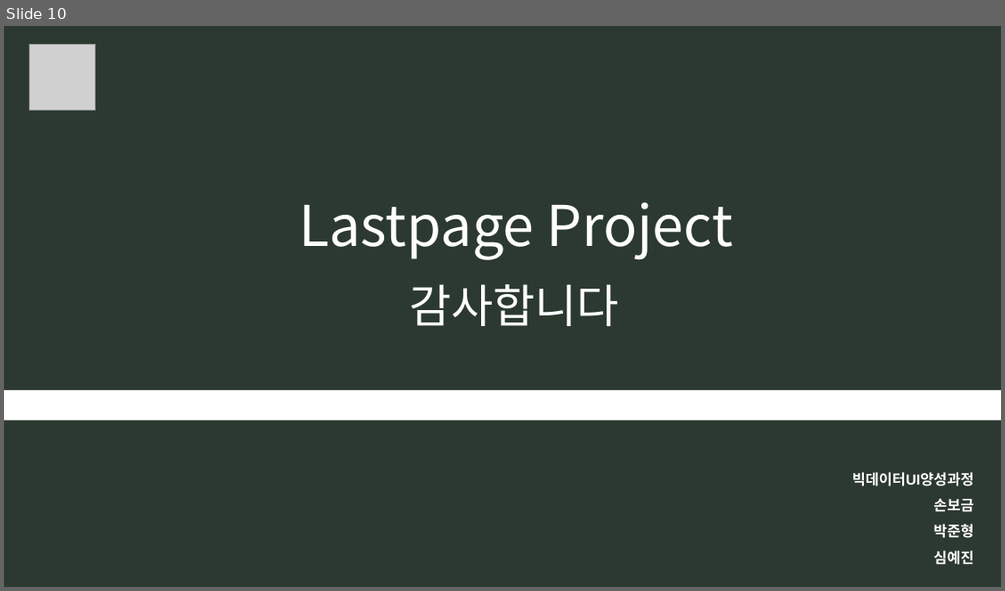
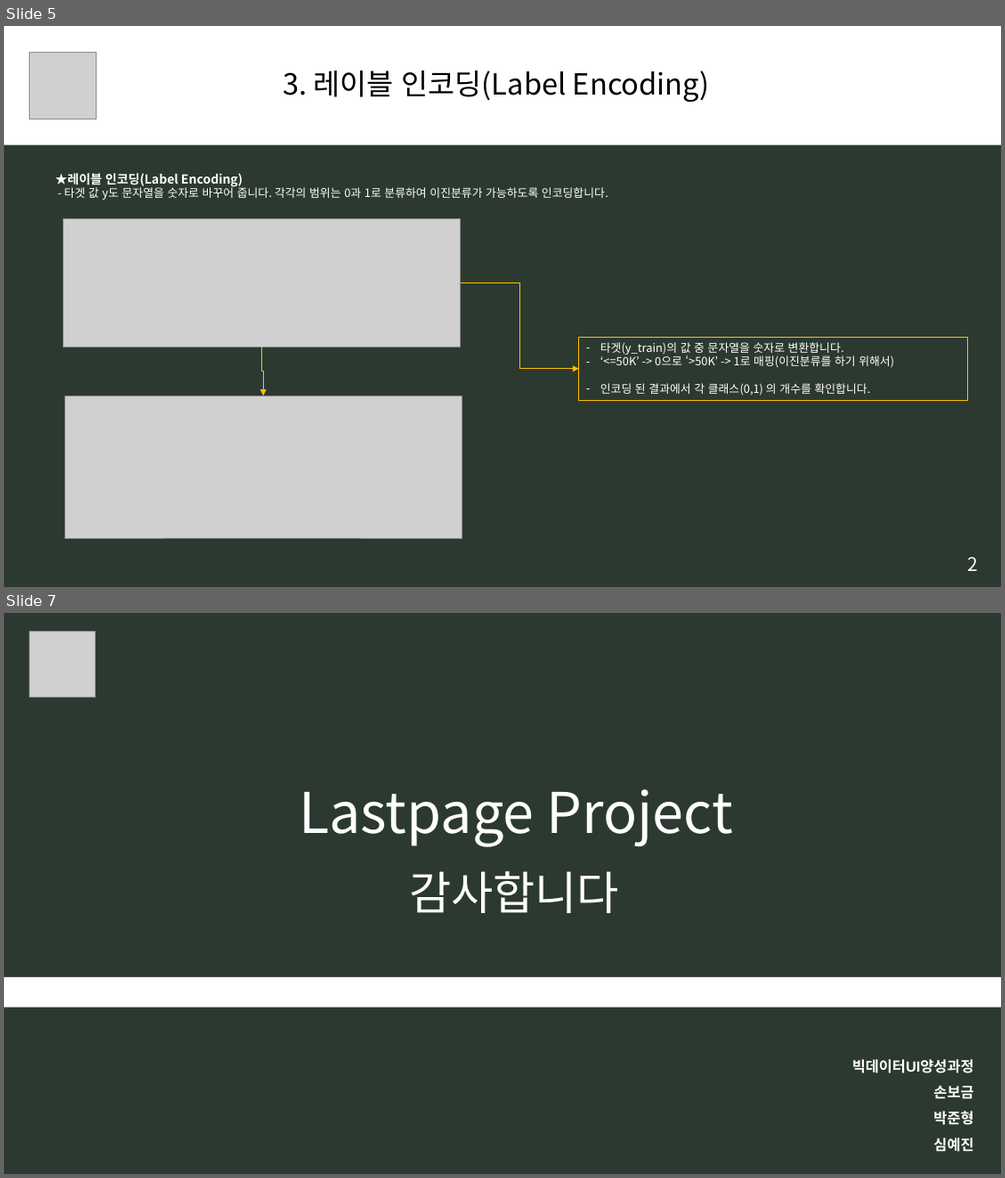
Before and after one commit to BIGDATA-UI-T3/Lastpage_Project, a slide deck: [모듈] 13. 분석데이터 전처리.pptx. Shown one above the other, each under a label of ours: slide 10 before the commit, slides 5 and 7 after it; the slides between them are not shown. The pictures are 1005x591 and 1005x1178 pixels, drawn with LibreOffice and Linux fonts; fonts in the diff are those of the drawing; grey boxes stand for pictures. Boxes give left, top, right and bottom in pixels: in the first picture for what was removed or moved away, otherwise in the second. Text is boxed around its words. In the diff, an @@ line names an element or a change of style, - is before the commit and + after.

```diff
--- a/[모듈] 13. 분석데이터 전처리.pptx
+++ b/[모듈] 13. 분석데이터 전처리.pptx
@@ slide 5 added at box(4, 26, 1001, 587), background #2C3930 @@
@@ rectangle added at box(4, 26, 1001, 145), fill #FFFFFF, 28 pt, text #000000 @@
+3. 레이블 인코딩(Label Encoding)
@@ picture added at box(30, 52, 96, 119) @@
@@ text added at box(55, 173, 608, 200), 11 pt, text #FFFFFF @@
+★레이블 인코딩(Label Encoding)
+- 타겟 값 y도 문자열을 숫자로 바꾸어 줍니다. 각각의 범위는 0과 1로 분류하여 이진분류가 가능하도록 인코딩합니다.
@@ picture added at box(63, 219, 461, 346) @@
@@ elbow arrow added from (461, 283) to (579, 369), #FFC000 1 pt @@
@@ rectangle added at box(579, 338, 968, 400), outline #FFC000 1 pt, 11 pt, text #FFFFFF @@
+– 타겟(y_train)의 값 중 문자열을 숫자로 변환합니다.
+– ‘<=50K’ -> 0으로 ‘>50K’ -> 1로 매핑(이진분류를 하기 위해서)
+– 인코딩 된 결과에서 각 클래스(0,1) 의 개수를 확인합니다.
@@ elbow arrow added from (262, 346) to (264, 395), #FFC000 1 pt @@
@@ picture added at box(65, 395, 461, 538) @@
@@ text added at box(968, 556, 979, 571), 18 pt, text #FFFFFF @@
+2
@@ what was slide 10 is now slide 7 @@
```
Also in this commit, not shown: 1 slide changed, 3 other slides added, 7 slides removed.
